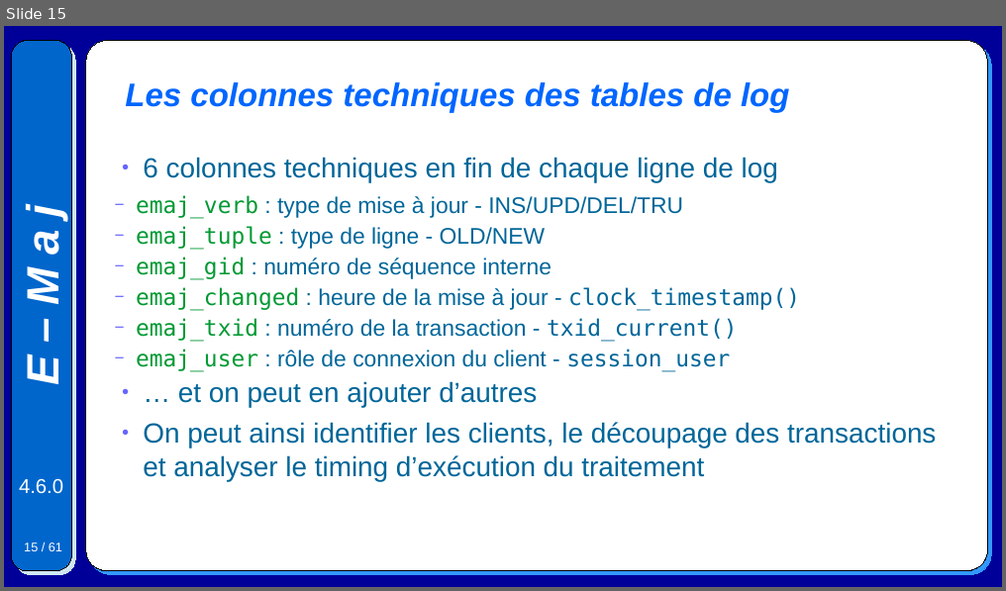
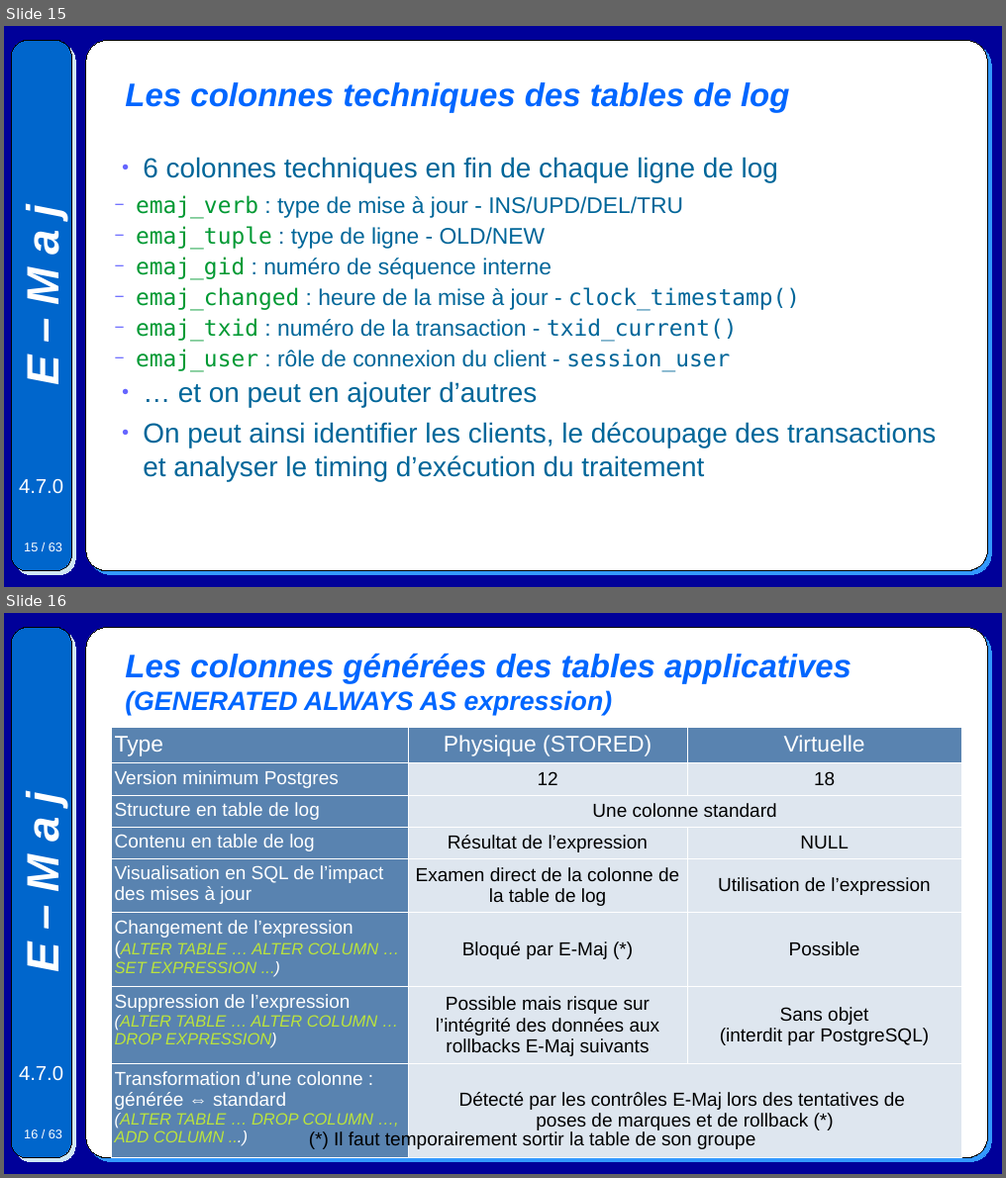
Before and after one commit to beaud76/emaj_doc, a slide deck: Emaj.devel_pres_fr.odp. Shown one above the other, each under a label of ours: slide 15 before the commit, slides 15 and 16 after it. The pictures are 1006x591 and 1006x1178 pixels, drawn with LibreOffice and Linux fonts; fonts in the diff are those of the drawing. Boxes give left, top, right and bottom in pixels: in the first picture for what was removed or moved away, otherwise in the second. Text is boxed around its words. In the diff, an @@ line names an element or a change of style, - is before the commit and + after.

```diff
--- a/Emaj.devel_pres_fr.odp
+++ b/Emaj.devel_pres_fr.odp
@@ slide 16 added at bbox=[4, 613, 1002, 1174], background #000099; not listed: 5 template elements that a slide beside it also shows @@
@@ title added at bbox=[125, 653, 851, 716], 26 pt, text #0066FF, bold, italic @@
+Les colonnes générées des tables applicatives
+(GENERATED ALWAYS AS expression)
@@ table added at bbox=[111, 727, 961, 1147], 8 rows, 3 columns @@
+Type | Physique (STORED) | Virtuelle
+Version minimum Postgres | 12 | 18
+Structure en table de log | Une colonne standard | 
+Contenu en table de log | Résultat de l’expression | NULL
+Visualisation en SQL de l’impact des mises à jour | Examen direct de la colonne de la table de log | Utilisation de l’expression
+Changement de l’expression (ALTER TABLE … ALTER COLUMN … SET EXPRESSION ...) | Bloqué par E-Maj (*) | Possible
+Suppression de l’expression (ALTER TABLE … ALTER COLUMN … DROP EXPRESSION) | Possible mais risque sur l’intégrité des données aux rollbacks E-Maj suivants | Sans objet (interdit par PostgreSQL)
+Transformation d’une colonne : générée ⇔ standard (ALTER TABLE … DROP COLUMN …, ADD COLUMN ...) | Détecté par les contrôles E-Maj lors des tentatives de poses de marques et de rollback (*) | 
@@ text added at bbox=[334, 1131, 755, 1150], 15 pt, text #000000 @@
+(*) Il faut temporairement sortir la table de son groupe
@@ slide 15 changed as well @@
@@ text at bbox=[19, 479, 63, 494]: text changed @@
-4.6.0
+4.7.0
@@ page number at bbox=[24, 543, 62, 552]: text changed @@
-15 / 61
+15 / 63
```
Also in this commit, not shown: 59 other slides changed, 1 other slide added, 24 other files.
